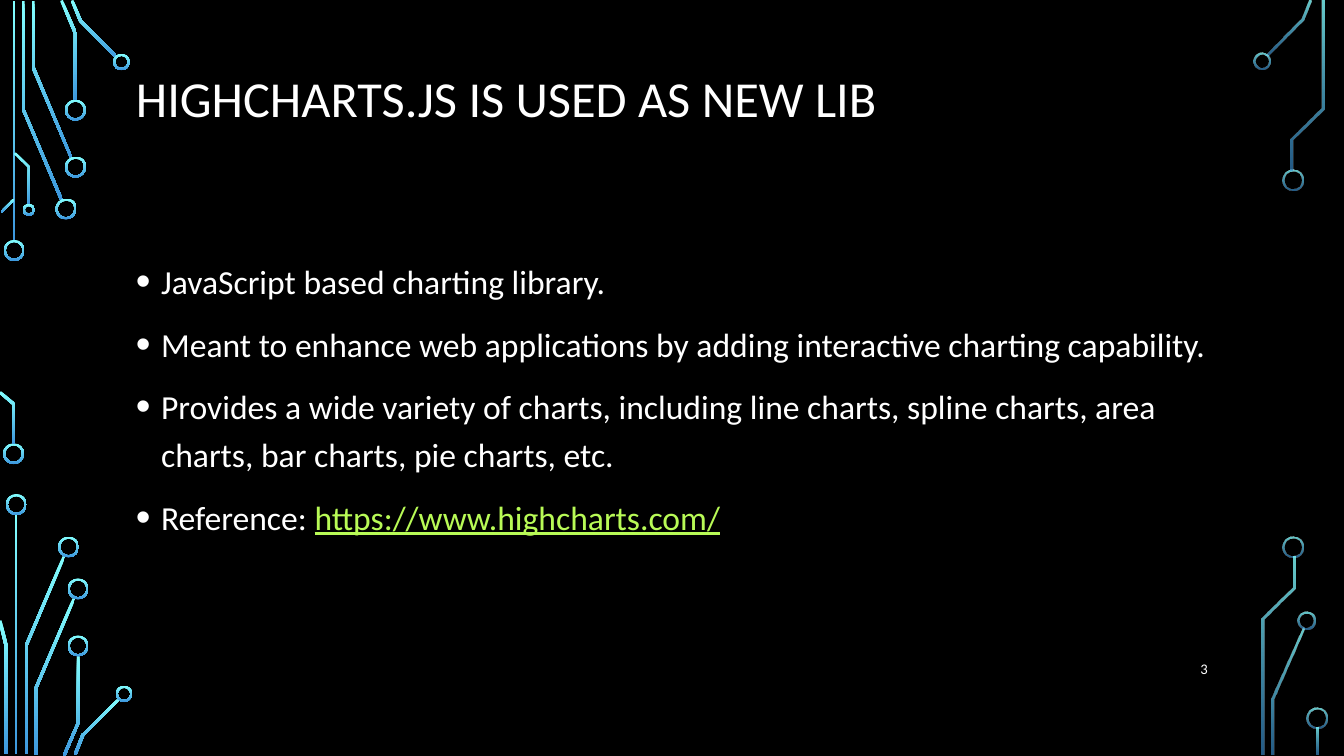
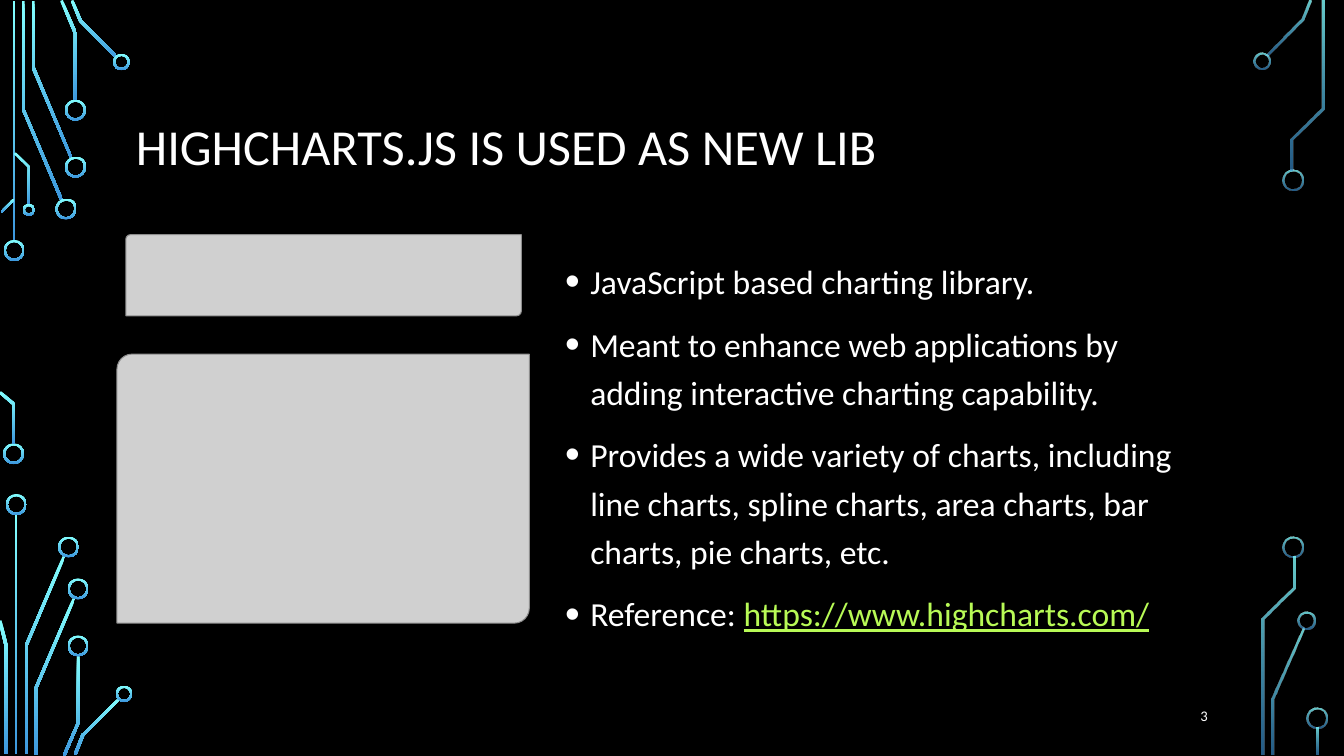
Before and after one commit to lishuai928/Project--Stock-Exploration, a slide deck: slide 3 of Project-Two Team-;D.pptx. Drawn at 1344x756 pixels with LibreOffice and Linux fonts; fonts in the diff are those of the drawing; grey boxes stand for pictures; background and template pictures are left out. Boxes give left, top, right and bottom in pixels: in the first picture for what was removed or moved away, otherwise in the second. Text is boxed around its words. In the diff, an @@ line names an element or a change of style, - is before the commit and + after.

```diff
--- a/Project-Two Team-;D.pptx
+++ b/Project-Two Team-;D.pptx
@@ title "HIGHCHARTS.JS IS USED AS NEW ...": place and size @@
-title "HIGHCHARTS.JS IS USED AS NEW ..." at [136, 84, 876, 118]
+title "HIGHCHARTS.JS IS USED AS NEW ..." at [136, 132, 876, 166]
@@ picture added at [126, 235, 521, 316] @@
@@ text "JavaScript based charting library." rewrapped from [161, 270, 1205, 536] to [590, 270, 1172, 632] @@
@@ picture added at [117, 354, 529, 623] @@
@@ page number: place and size @@
-page number at [1200, 664, 1207, 674]
+page number at [1200, 711, 1207, 721]
@@ page number at [1200, 711, 1207, 721]: more space between paragraphs @@
```
Also in this commit, not shown: 5 other slides changed, 1 other file.
